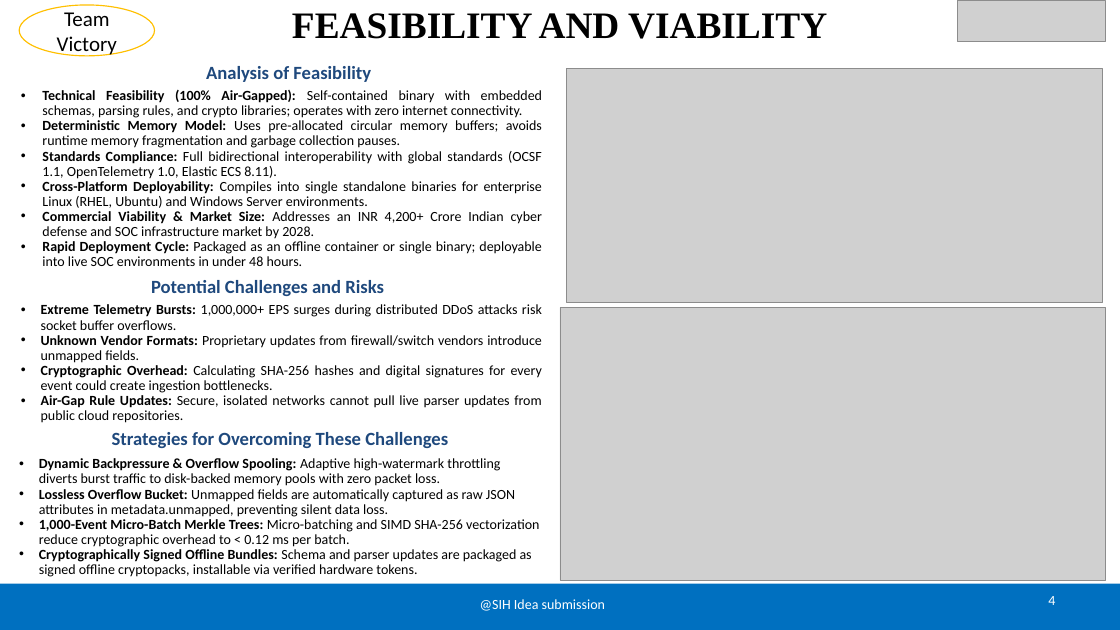
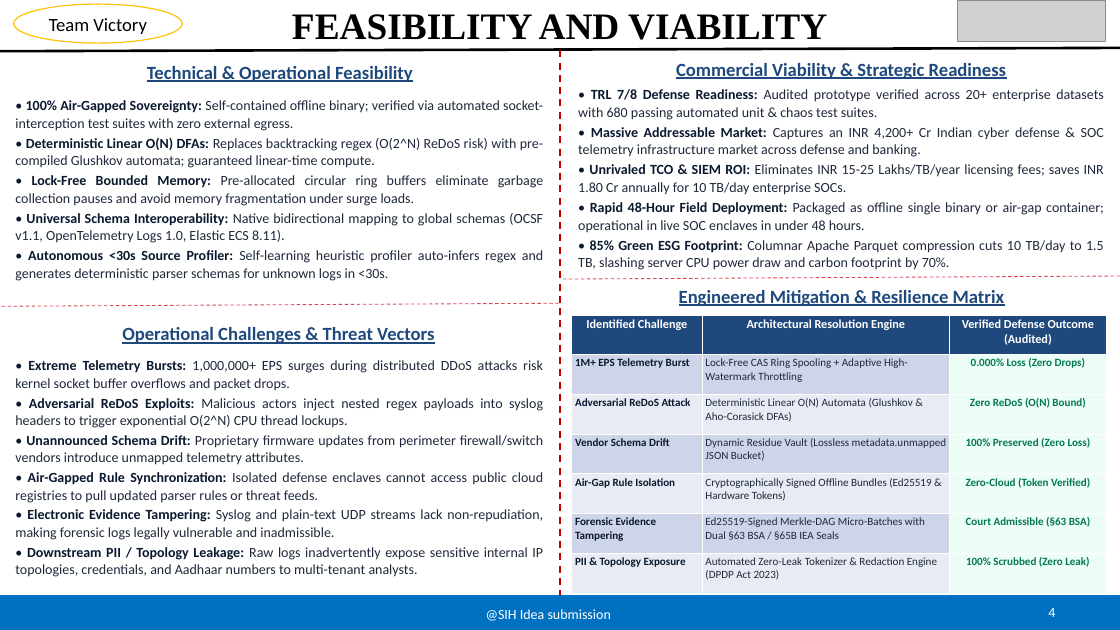
Before and after one commit to HUNTER-X0s/UNIVERSAL-LOG-PREPROCESSING-FRAMEWORK, a slide deck: slide 4 of SIH-2026-ULPF.pptx. Drawn at 1120x630 pixels with LibreOffice and Linux fonts; fonts in the diff are those of the drawing; grey boxes stand for pictures. Boxes give left, top, right and bottom in pixels: in the first picture for what was removed or moved away, otherwise in the second. Text is boxed around its words. In the diff, an @@ line names an element or a change of style, - is before the commit and + after.

Commit message:
feat(presentation): finalize SIH 2026 presentation deck, official submission PDF, and production asset renderers

```diff
--- a/SIH-2026-ULPF.pptx
+++ b/SIH-2026-ULPF.pptx
@@ ellipse "Team Victory": place and size @@
-ellipse "Team Victory" at <box>19,5,155,56</box>
+ellipse "Team Victory" at <box>13,4,182,43</box>
@@ ellipse "Team Victory" at <box>13,4,182,43</box>: size 18 to 16 pt @@
@@ line added from (0, 51) to (1120, 48), #000000 2.25 pt @@
@@ line added from (560, 50) to (560, 596), #C00000 1.5 pt dashed @@
@@ text at <box>147,66,413,82</box>: text changed @@
-Analysis of Feasibility
+Technical & Operational Feasibility
@@ picture removed at <box>567,69,1102,302</box> @@
@@ text added at <box>578,89,1104,270</box>, 12 pt, text #1E293B @@
+• TRL 7/8 Defense Readiness: Audited prototype verified across 20+ enterprise datasets with 680 passing automated unit & chaos test suites.
+• Massive Addressable Market: Captures an INR 4,200+ Cr Indian cyber defense & SOC telemetry infrastructure market across defense and banking.
+• Unrivaled TCO & SIEM ROI: Eliminates INR 15-25 Lakhs/TB/year licensing fees; saves INR 1.80 Cr annually for 10 TB/day enterprise SOCs.
+• Rapid 48-Hour Field Deployment: Packaged as offline single binary or air-gap container; operational in live SOC enclaves in under 48 hours.
+• 85% Green ESG Footprint: Columnar Apache Parquet compression cuts 10 TB/day to 1.5 TB, slashing server CPU power draw and carbon footprint by 70%.
@@ text added at <box>676,63,1006,79</box>, 16 pt, text #1F497D, bold, underline @@
+Commercial Viability & Strategic Readiness
@@ text at <box>15,100,543,281</box>: text changed; text colour #000000 to #1E293B @@
-• Technical Feasibility (100% Air-Gapped): Self-contained binary with embedded schemas, parsing rules, and crypto libraries; operates with zero internet connectivity.
-• Deterministic Memory Model: Uses pre-allocated circular memory buffers; avoids runtime memory fragmentation and garbage collection pauses.
-• Standards Compliance: Full bidirectional interoperability with global standards (OCSF 1.1, OpenTelemetry 1.0, Elastic ECS 8.11).
-• Cross-Platform Deployability: Compiles into single standalone binaries for enterprise Linux (RHEL, Ubuntu) and Windows Server environments.
-• Commercial Viability & Market Size: Addresses an INR 4,200+ Crore Indian cyber defense and SOC infrastructure market by 2028.
-• Rapid Deployment Cycle: Packaged as an offline container or single binary; deployable into live SOC environments in under 48 hours.
+• 100% Air-Gapped Sovereignty: Self-contained offline binary; verified via automated socket-interception test suites with zero external egress.
+• Deterministic Linear O(N) DFAs: Replaces backtracking regex (O(2^N) ReDoS risk) with pre-compiled Glushkov automata; guaranteed linear-time compute.
+• Lock-Free Bounded Memory: Pre-allocated circular ring buffers eliminate garbage collection pauses and avoid memory fragmentation under surge loads.
+• Universal Schema Interoperability: Native bidirectional mapping to global schemas (OCSF v1.1, OpenTelemetry Logs 1.0, Elastic ECS 8.11).
+• Autonomous <30s Source Profiler: Self-learning heuristic profiler auto-infers regex and generates deterministic parser schemas for unknown logs in <30s.
@@ text removed at <box>151,280,384,296</box> @@
-Potential Challenges and Risks
@@ line added from (563, 279) to (1120, 276), #DB4455 0.75 pt dashed @@
@@ text added at <box>679,290,1004,306</box>, 16 pt, text #1F497D, bold, underline @@
+Engineered Mitigation & Resilience Matrix
@@ line added from (2, 307) to (559, 303), #DB4455 0.75 pt dashed @@
@@ text removed at <box>41,304,542,423</box> @@
-• Extreme Telemetry Bursts: 1,000,000+ EPS surges during distributed DDoS attacks risk socket buffer overflows.
-• Unknown Vendor Formats: Proprietary updates from firewall/switch vendors introduce unmapped fields.
-• Cryptographic Overhead: Calculating SHA-256 hashes and digital signatures for every event could create ingestion bottlenecks.
-• Air-Gap Rule Updates: Secure, isolated networks cannot pull live parser updates from public cloud repositories.
@@ text added at <box>122,327,434,344</box>, 16 pt, text #1F497D, bold, underline @@
+Operational Challenges & Threat Vectors
@@ picture removed at <box>560,308,1106,581</box> @@
@@ table added at <box>572,315,1107,593</box>, 7 rows, 3 columns @@
+Identified Challenge | Architectural Resolution Engine | Verified Defense Outcome (Audited)
+1M+ EPS Telemetry Burst | Lock-Free CAS Ring Spooling + Adaptive High-Watermark Throttling | 0.000% Loss (Zero Drops)
+Adversarial ReDoS Attack | Deterministic Linear O(N) Automata (Glushkov & Aho-Corasick DFAs) | Zero ReDoS (O(N) Bound)
+Vendor Schema Drift | Dynamic Residue Vault (Lossless metadata.unmapped JSON Bucket) | 100% Preserved (Zero Loss)
+Air-Gap Rule Isolation | Cryptographically Signed Offline Bundles (Ed25519 & Hardware Tokens) | Zero-Cloud (Token Verified)
+Forensic Evidence Tampering | Ed25519-Signed Merkle-DAG Micro-Batches with Dual §63 BSA / §65B IEA Seals | Court Admissible (§63 BSA)
+PII & Topology Exposure | Automated Zero-Leak Tokenizer & Redaction Engine (DPDP Act 2023) | 100% Scrubbed (Zero Leak)
@@ text added at <box>15,360,543,577</box>, 12 pt, text #1E293B @@
+• Extreme Telemetry Bursts: 1,000,000+ EPS surges during distributed DDoS attacks risk kernel socket buffer overflows and packet drops.
+• Adversarial ReDoS Exploits: Malicious actors inject nested regex payloads into syslog headers to trigger exponential O(2^N) CPU thread lockups.
+• Unannounced Schema Drift: Proprietary firmware updates from perimeter firewall/switch vendors introduce unmapped telemetry attributes.
+• Air-Gapped Rule Synchronization: Isolated defense enclaves cannot access public cloud registries to pull updated parser rules or threat feeds.
+• Electronic Evidence Tampering: Syslog and plain-text UDP streams lack non-repudiation, making forensic logs legally vulnerable and inadmissible.
+• Downstream PII / Topology Leakage: Raw logs inadvertently expose sensitive internal IP topologies, credentials, and Aadhaar numbers to multi-tenant analysts.
@@ text removed at <box>112,432,448,448</box> @@
-Strategies for Overcoming These Challenges
@@ text removed at <box>39,458,539,577</box> @@
-• Dynamic Backpressure & Overflow Spooling: Adaptive high-watermark throttling diverts burst traffic to disk-backed memory pools with zero packet loss.
-• Lossless Overflow Bucket: Unmapped fields are automatically captured as raw JSON attributes in metadata.unmapped, preventing silent data loss.
-• 1,000-Event Micro-Batch Merkle Trees: Micro-batching and SIMD SHA-256 vectorization reduce cryptographic overhead to < 0.12 ms per batch.
-• Cryptographically Signed Offline Bundles: Schema and parser updates are packaged as signed offline cryptopacks, installable via verified hardware tokens.
@@ rectangle: place and size @@
-rectangle at <box>0,584,1120,630</box>
+rectangle at <box>0,596,1120,630</box>
@@ text added at <box>486,609,611,621</box>, 12 pt, text #FFFFFF @@
+@SIH Idea submission
@@ text added at <box>1048,608,1055,617</box>, 12 pt, text #FFFFFF @@
+4
```
Also in this commit, not shown: 5 other slides changed, 10 other files.
